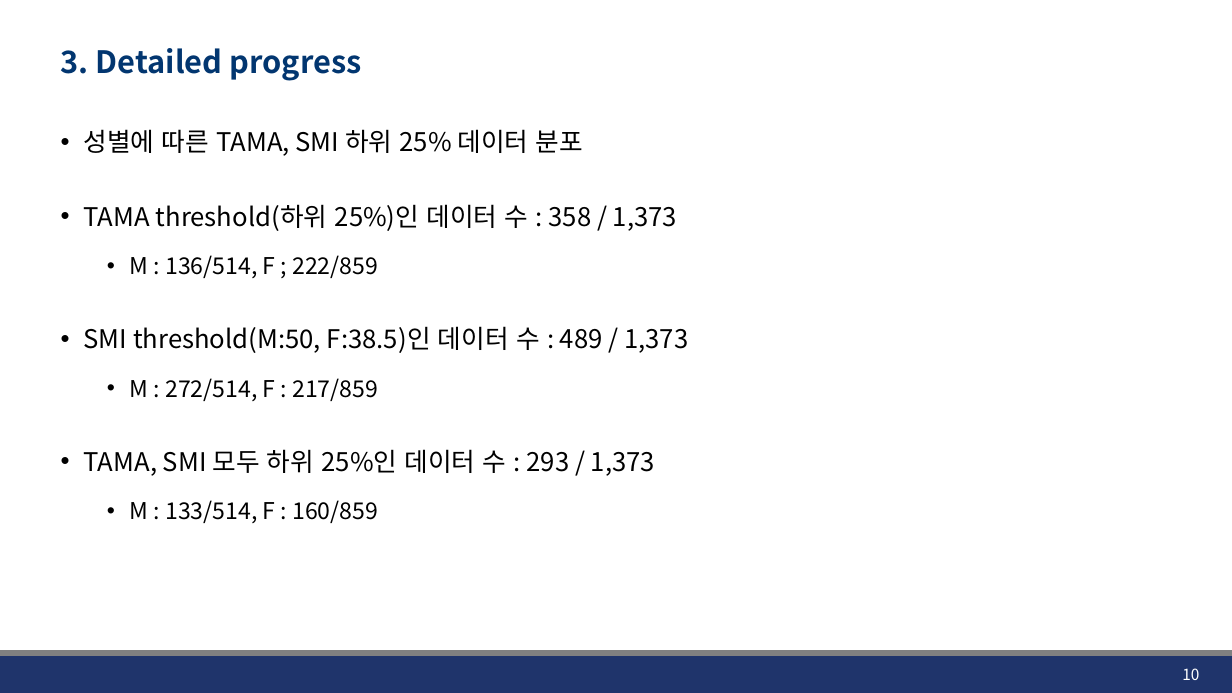
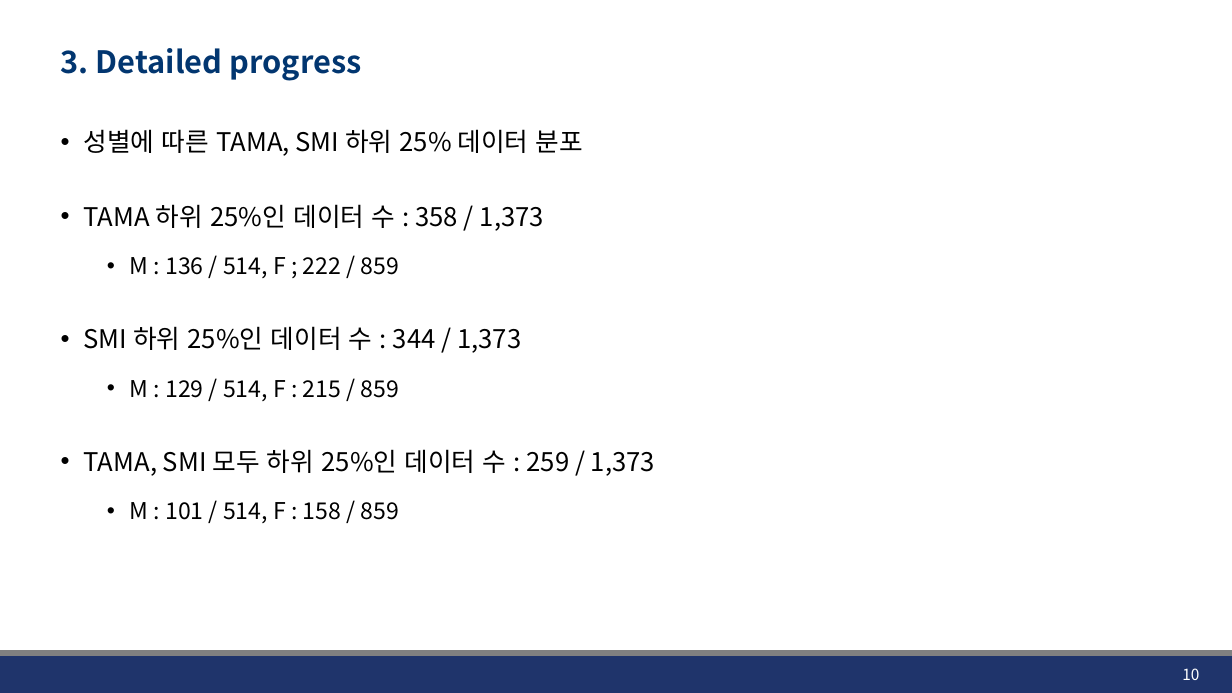
Before and after one commit to JHWannabe/2026-1_Study, a slide deck: slide 10 of 연구자료/260508_AEC_SMI_Analysis.pptx. Drawn at 1232x693 pixels with LibreOffice and Linux fonts; fonts in the diff are those of the drawing; background and template pictures are left out. Boxes give left, top, right and bottom in pixels: in the first picture for what was removed or moved away, otherwise in the second. Text is boxed around its words. In the diff, an @@ line names an element or a change of style, - is before the commit and + after.

```diff
--- a/연구자료/260508_AEC_SMI_Analysis.pptx
+++ b/연구자료/260508_AEC_SMI_Analysis.pptx
@@ text at (84, 204, 655, 523): text changed @@
-• TAMA threshold(하위 25%)인 데이터 수 : 358 / 1,373
-  • M : 136/514, F ; 222/859
-• SMI threshold(M:50, F:38.5)인 데이터 수 : 489 / 1,373
-  • M : 272/514, F : 217/859
-• TAMA, SMI 모두 하위 25%인 데이터 수 : 293 / 1,373
-  • M : 133/514, F : 160/859
+• TAMA 하위 25%인 데이터 수 : 358 / 1,373
+  • M : 136 / 514, F ; 222 / 859
+• SMI 하위 25%인 데이터 수 : 344 / 1,373
+  • M : 129 / 514, F : 215 / 859
+• TAMA, SMI 모두 하위 25%인 데이터 수 : 259 / 1,373
+  • M : 101 / 514, F : 158 / 859
```
Also in this commit, not shown: 2 slides added, 7 slides removed, 30 other files.
